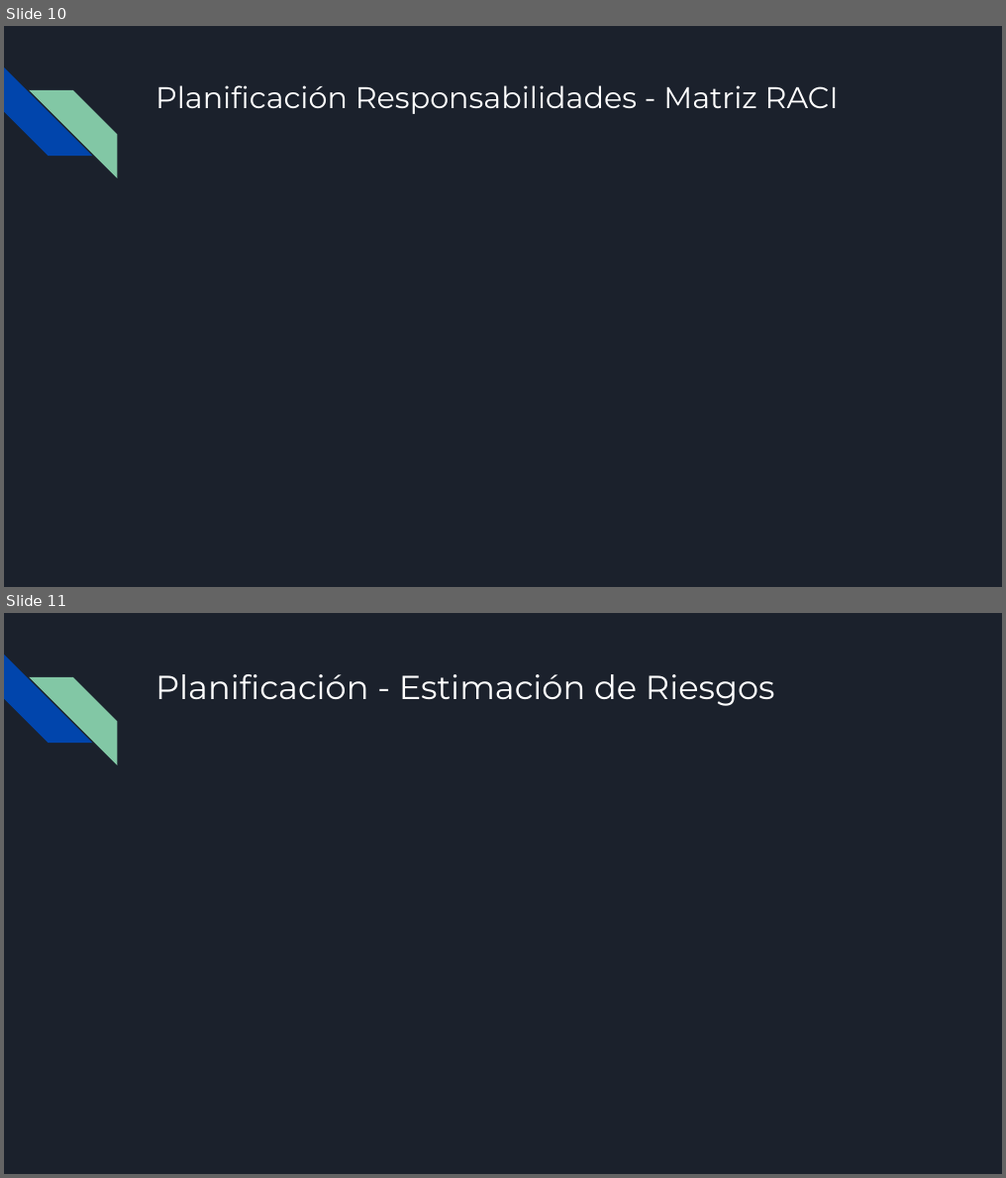
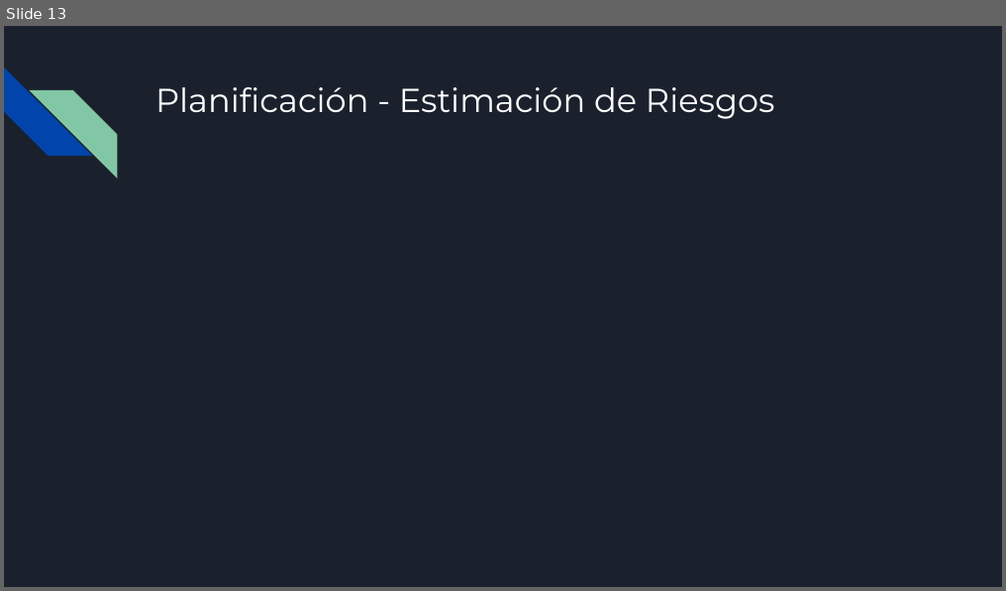
Before and after one commit to Carlos-Pardo-B/GRUPO_1_-Henriquez_Saavedra_Madrid_Pardo, a slide deck: Fase 1/Evidencias Grupales/Presentación Proyecto.pptx. Shown one above the other, each under a label of ours: slides 10 and 11 before the commit, slide 13 after it. The pictures are 1006x1178 and 1006x591 pixels, drawn with LibreOffice and Linux fonts; fonts in the diff are those of the drawing. Boxes give left, top, right and bottom in pixels: in the first picture for what was removed or moved away, otherwise in the second. Text is boxed around its words. In the diff, an @@ line names an element or a change of style, - is before the commit and + after.

```diff
--- a/Fase 1/Evidencias Grupales/Presentación Proyecto.pptx
+++ b/Fase 1/Evidencias Grupales/Presentación Proyecto.pptx
@@ slide 10 removed at box(4, 26, 1002, 587), background #1B212C; not listed: 2 template elements that a slide beside it also shows @@
@@ title removed at box(155, 85, 839, 114) @@
-Planificación Responsabilidades - Matriz RACI
@@ what was slide 11 is now slide 13 @@
```
Also in this commit, not shown: 5 slides changed, 3 slides added, 1 other file.
